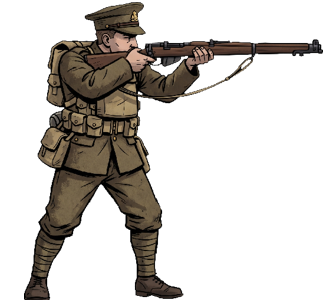
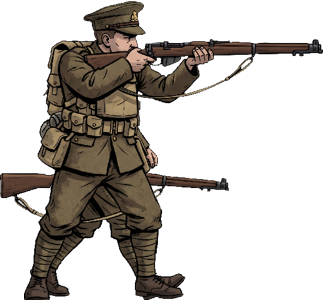
Layers edited between the first and the second 323 x 300 image:
showed "walking" over 0, 1, 229, 300
